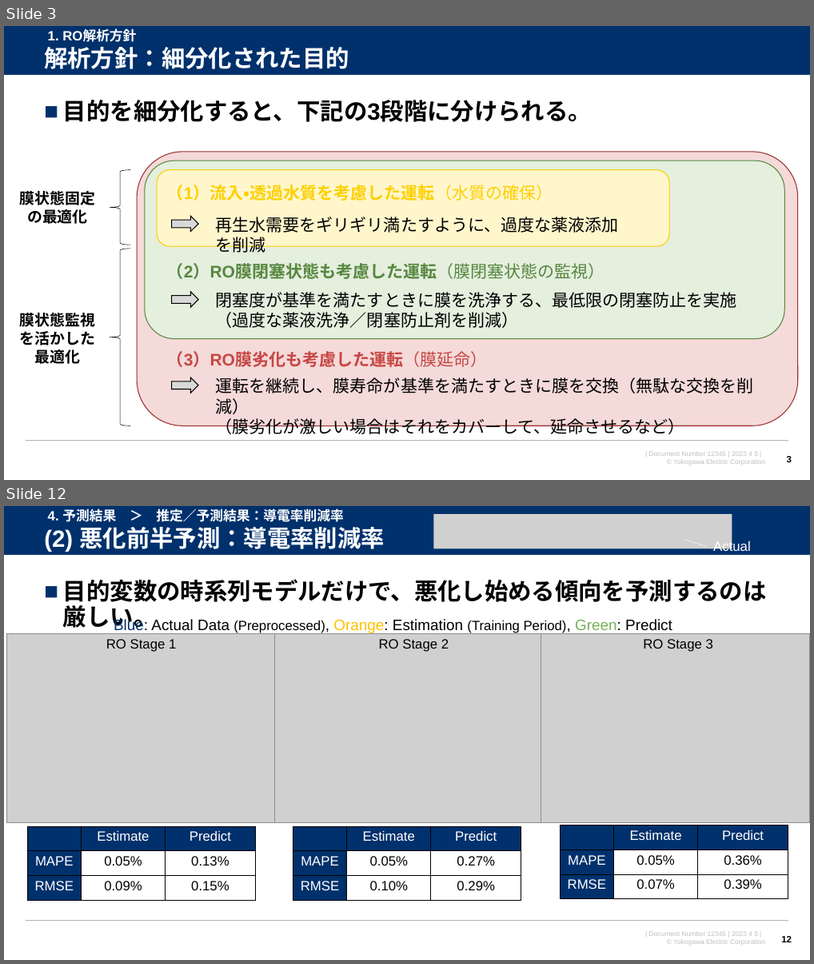
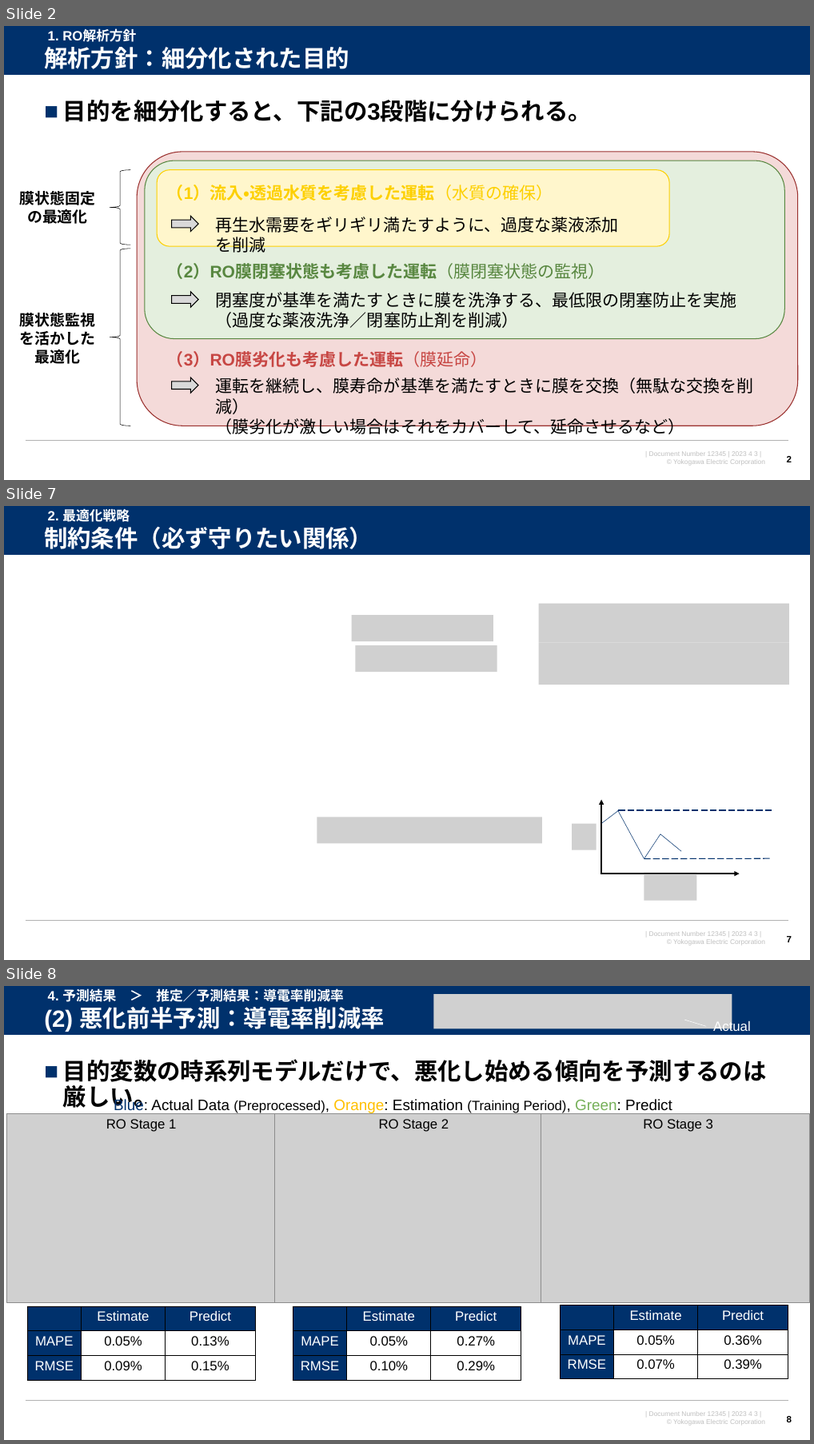
Before and after one commit to watarukumagai-git/opt, a slide deck: Reuse_Water/230403_米国再生水NAWI 解析進め方_rev.0.pptx. Shown one above the other, each under a label of ours: slides 3 and 12 before the commit, slides 2, 7 and 8 after it; the slides between them are not shown. The pictures are 814x964 and 814x1444 pixels, drawn with LibreOffice and Linux fonts; fonts in the diff are those of the drawing; grey boxes stand for pictures; background and template pictures are left out. Boxes give left, top, right and bottom in pixels: in the first picture for what was removed or moved away, otherwise in the second. Text is boxed around its words. In the diff, an @@ line names an element or a change of style, - is before the commit and + after.

```diff
--- a/Reuse_Water/230403_米国再生水NAWI 解析進め方_rev.0.pptx
+++ b/Reuse_Water/230403_米国再生水NAWI 解析進め方_rev.0.pptx
@@ slide 7 added at (4, 506, 810, 960), background #FFFFFF; not listed: 4 template elements that a slide beside it also shows @@
@@ title added at (44, 527, 373, 549), 28 pt, text #FFFFFF, bold @@
+制約条件（必ず守りたい関係）
@@ text added at (48, 507, 130, 524), 16 pt, text #FFFFFF, bold @@
+2. 最適化戦略
@@ picture added at (352, 615, 494, 641) @@
@@ picture added at (538, 604, 790, 642) @@
@@ picture added at (355, 645, 497, 672) @@
@@ picture added at (538, 642, 790, 684) @@
@@ picture added at (318, 817, 542, 844) @@
@@ arrow added from (602, 874) to (602, 800), #000000 1.5 pt @@
@@ line added from (602, 824) to (618, 810), #00316C 0.5 pt @@
@@ line added from (618, 810) to (645, 858), #00316C 0.5 pt @@
@@ line added from (618, 810) to (772, 810), #00316C 1 pt dashed @@
@@ picture added at (572, 824, 596, 850) @@
@@ line added from (661, 834) to (645, 859), #00316C 0.5 pt @@
@@ line added from (682, 851) to (661, 834), #00316C 0.5 pt @@
@@ line added from (645, 859) to (772, 858), #00316C 1 pt dashed @@
@@ arrow added from (602, 873) to (740, 873), #000000 1.5 pt @@
@@ picture added at (645, 874, 698, 900) @@
@@ page number added at (787, 936, 792, 942), 11 pt, text #000000, bold @@
+7
@@ what was slide 3 is now slide 2 @@
@@ what was slide 12 is now slide 8 @@
@@ page number at (787, 1415, 792, 1424): text changed @@
-12
+8
```
Also in this commit, not shown: 1 slide changed, 3 other slides added, 5 slides removed.
